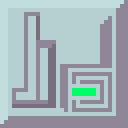
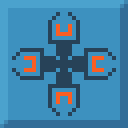
Revision of a layered 128 × 128 image; what changed, layer by layer:
added layer "Layer 1 copy 2" above "Layer 2" over [0, 0, 128, 128]
added layer "Layer 2" above "Layer 1" over [0, 0, 128, 128]
painted on "Layer 1" over [0, 0, 128, 128]
removed layer "ally" over [0, 0, 128, 128]
